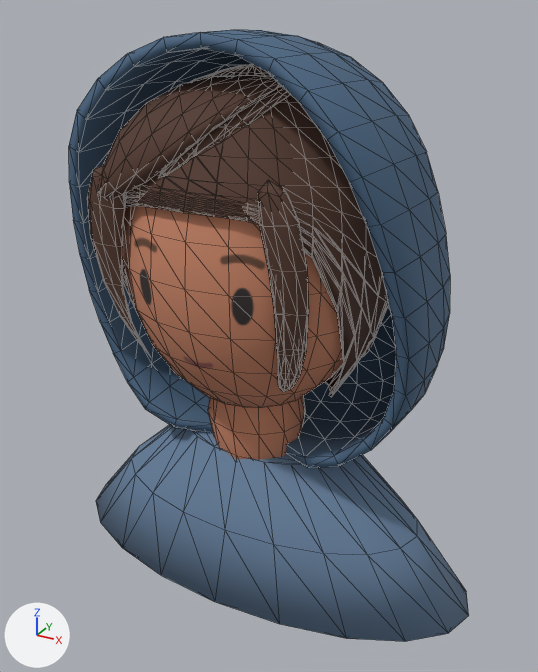
A saved change to the glTF model assets/studies/traveller_painted_bun.glb.
Both versions are drawn from a 50 mm lens placed at (1.5, -2.59, 3.42), pointed at (0.01, 0.13, 2.06). Every picture has the same lights, and +X, +Y and +Z are marked at lower left. The first picture is the older version. Mesh edges are drawn as thin lines. Vertices at exactly the same position are counted once.

The first picture shows 'HairCap.Bun', 'HairCheek.L.Bun', 'HairCheek.R.Bun', 'HairFringe.L.Bun', 'HairFringe.R.Bun', 'Head', 'Hood', 'Neck', 'TravellerBody' and 1 more.
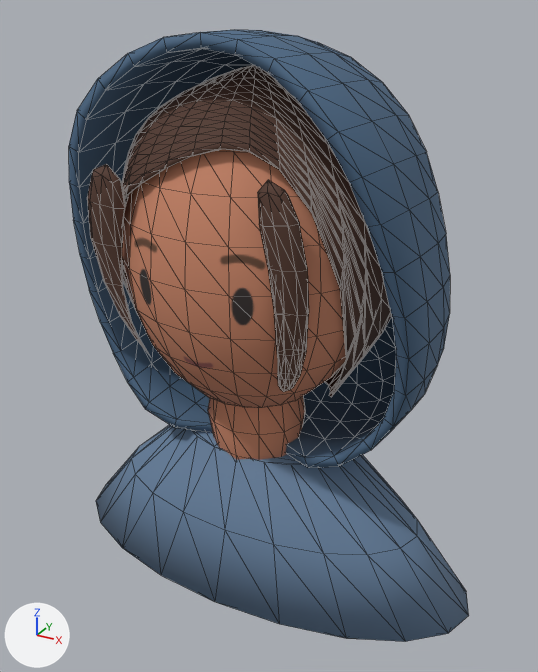
Changed parts and their boxes (x1, y1, x2, y2) in the pictures (538 x 672 px; the box of a moved part takes in the faces that stretch with it):
'HairCap.Bun', reshaped: before (122, 64, 389, 397); after (122, 65, 392, 397)
'HairFringe.L.Bun', deleted (brown): before (98, 75, 281, 198)
'HairFringe.R.Bun', deleted: before (159, 85, 291, 177)
part 1 of me_haircap_bun, moved or reshaped: before (122, 64, 389, 384); after (122, 65, 392, 384)

The change, as a diff of the scene's bpy script:
```diff
--- a/assets/studies/traveller_painted_bun.glb.py
+++ b/assets/studies/traveller_painted_bun.glb.py
@@ me_haircap_bun @@
 # used by ob_haircap_bun; location = (0.0, 0.0, 0.0)
-me_haircap_bun.from_pydata(...)  # 834 vertices, 1664 faces; spans x -0.61..0.61, y -0.47..0.58, z 1.73..3.23
+me_haircap_bun.from_pydata(...)  # 834 vertices, 1664 faces; spans x -0.62..0.62, y -0.41..0.59, z 1.73..3.22
+# me_haircap_bun part 1: 771 of 834 vertices moved; they spanned x -0.61..0.61, y -0.47..0.58, z 1.91..3.22 and now span x -0.62..0.62, y -0.41..0.59, z 1.85..3.22; mean shift (0.0, 0.04, -0.08); largest move (0.0, 0.49, 2.94) -> (0.0, 0.59, 2.6)
 me_haircap_bun.materials.append(mat_travellerbody)
@@ ob_hairfringe_l_bun @@
-ob_hairfringe_l_bun = bpy.data.objects.new('HairFringe.L.Bun', me_hairfringe_l_bun)
-ob_hairfringe_l_bun.location = (0.0, 0.0, 0.0)
@@ ob_hairfringe_r_bun @@
-ob_hairfringe_r_bun = bpy.data.objects.new('HairFringe.R.Bun', me_hairfringe_r_bun)
-ob_hairfringe_r_bun.location = (0.0, 0.0, 0.0)
```
